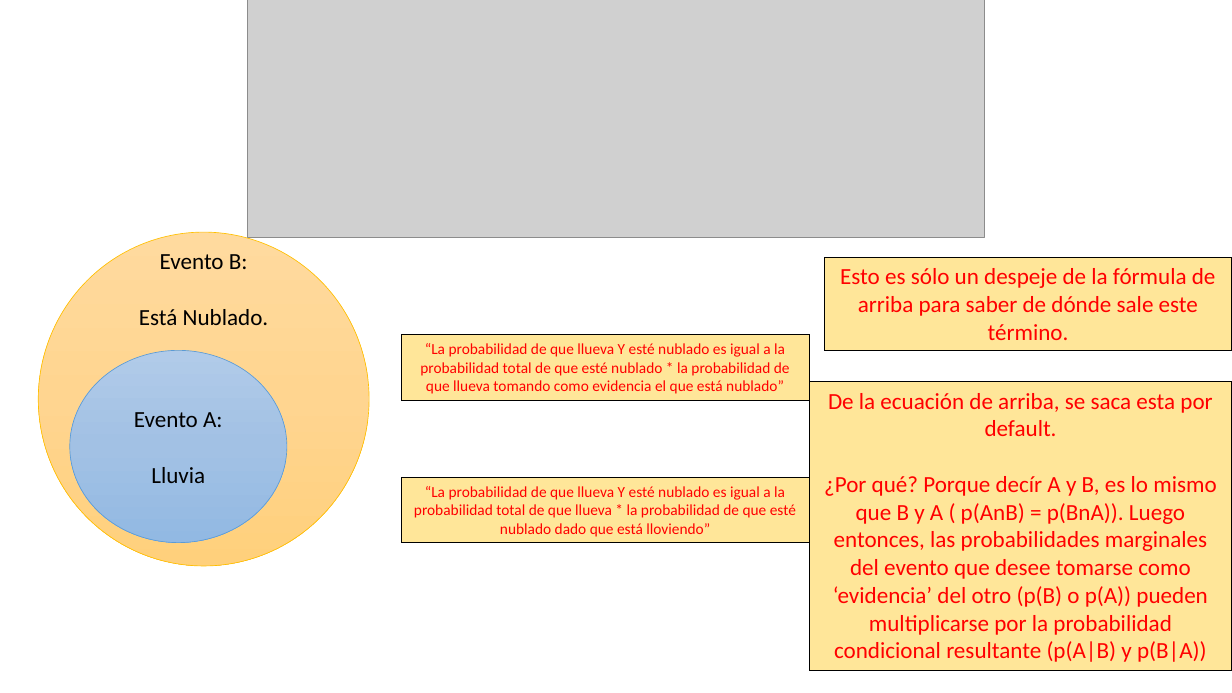
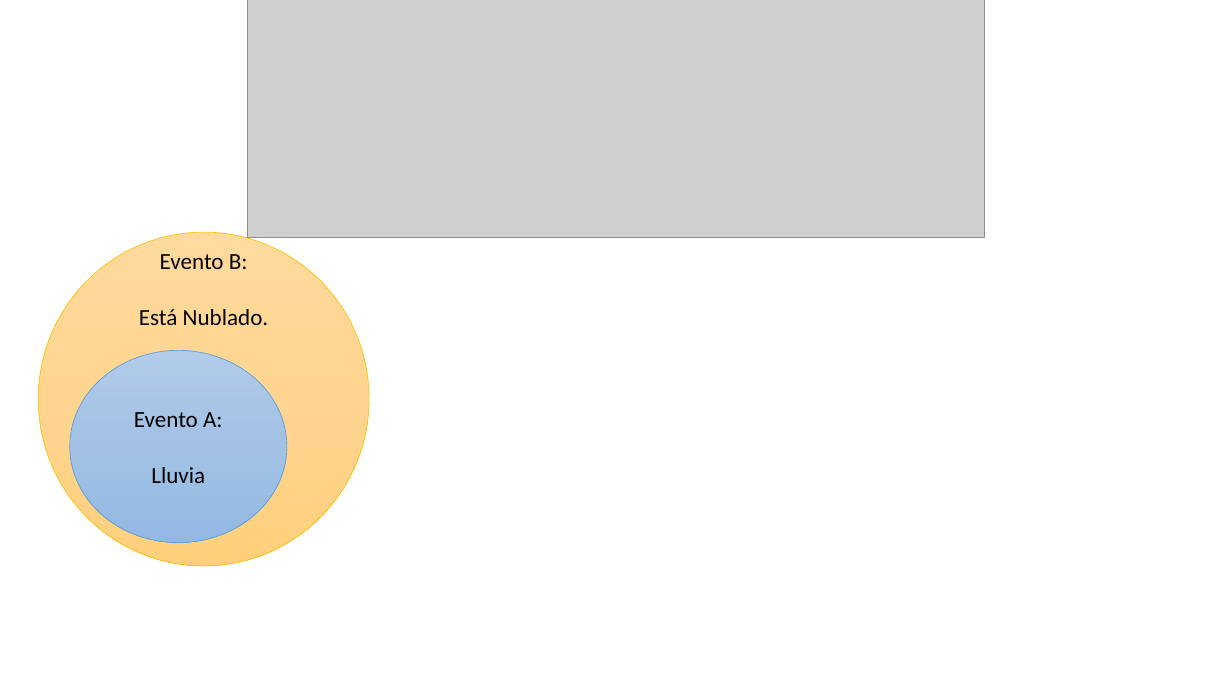
Before and after one commit to Adrifelcha/afchavez-019, a slide deck: slide 52 of JeanPiaget/2019-2020/Cuarentena/Sexto - Clases Remotas/AMC2020_InferenciaProbabilistica-1.pptx (slide 22 before the commit). Drawn at 1232x693 pixels with LibreOffice and Linux fonts; fonts in the diff are those of the drawing; grey boxes stand for pictures. Boxes give left, top, right and bottom in pixels: in the first picture for what was removed or moved away, otherwise in the second. Text is boxed around its words. In the diff, an @@ line names an element or a change of style, - is before the commit and + after.

```diff
--- a/JeanPiaget/2019-2020/Cuarentena/Sexto - Clases Remotas/AMC2020_InferenciaProbabilistica-1.pptx
+++ b/JeanPiaget/2019-2020/Cuarentena/Sexto - Clases Remotas/AMC2020_InferenciaProbabilistica-1.pptx
@@ rectangle removed at (x1=824, y1=257, x2=1232, y2=350) @@
-Esto es sólo un despeje de la fórmula de arriba para saber de dónde sale este término.
@@ rectangle removed at (x1=401, y1=335, x2=809, y2=400) @@
-“La probabilidad de que llueva Y esté nublado es igual a la probabilidad total de que esté nublado * la probabilidad de que llueva tomando como evidencia el que está nublado”
@@ rectangle removed at (x1=810, y1=382, x2=1232, y2=671) @@
-De la ecuación de arriba, se saca esta por default.
-¿Por qué? Porque decír A y B, es lo mismo que B y A ( p(AnB) = p(BnA)). Luego entonces, las probabilidades marginales del evento que desee tomarse como ‘evidencia’ del otro (p(B) o p(A)) pueden multiplicarse por la probabilidad condicional resultante (p(A|B) y p(B|A))
@@ rectangle removed at (x1=401, y1=477, x2=809, y2=543) @@
-“La probabilidad de que llueva Y esté nublado es igual a la probabilidad total de que llueva * la probabilidad de que esté nublado dado que está lloviendo”
```
Also in this commit, not shown: 12 other slides changed, 69 slides added, 8 slides removed, 16 other files.
